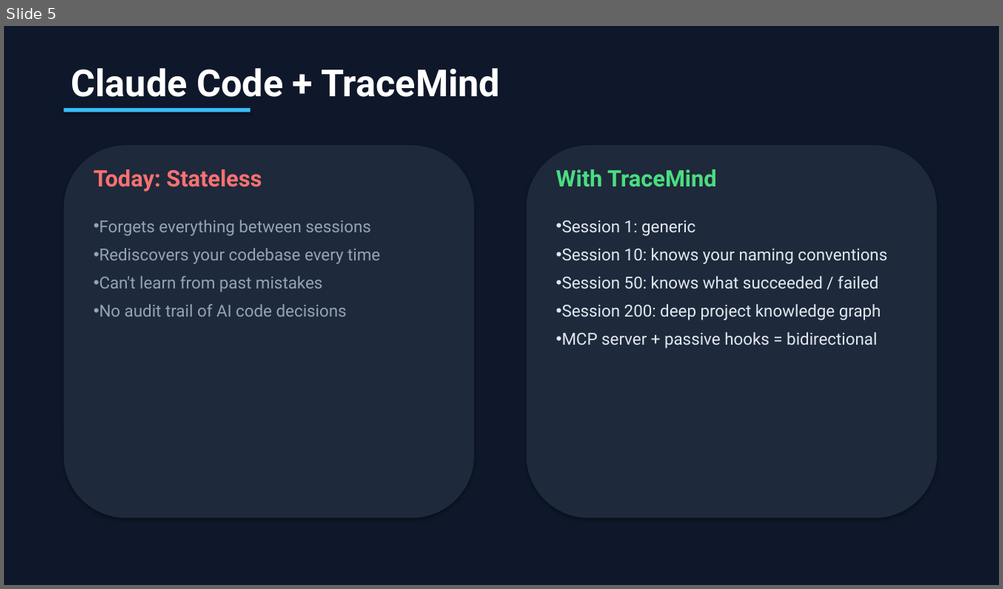
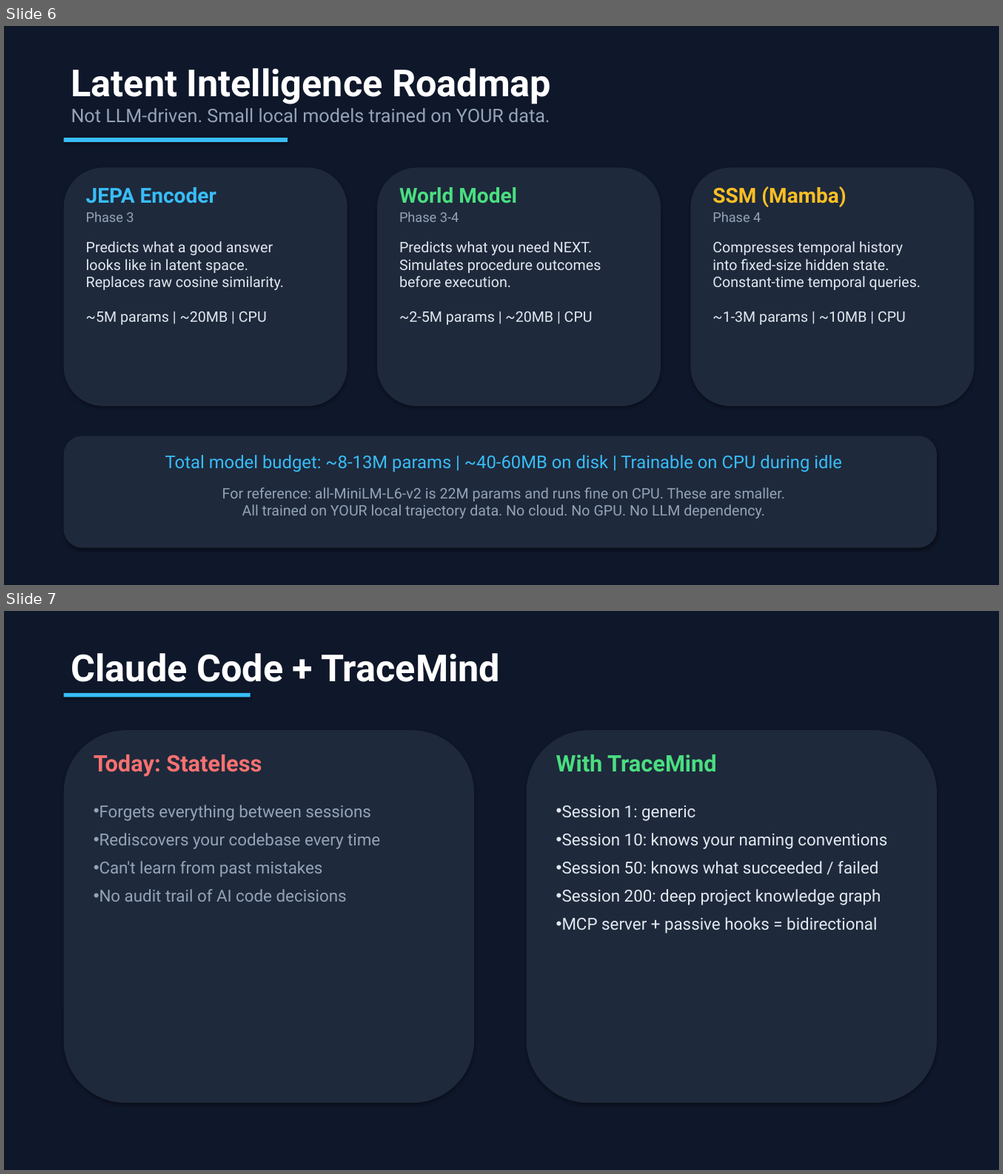
Before and after one commit to aadi2vec/tracemind, a slide deck: docs/03-business-deck.pptx. Shown one above the other, each under a label of ours: slide 5 before the commit, slides 6 and 7 after it. The pictures are 1003x589 and 1003x1174 pixels, drawn with LibreOffice and Linux fonts; fonts in the diff are those of the drawing. Boxes give left, top, right and bottom in pixels: in the first picture for what was removed or moved away, otherwise in the second. Text is boxed around its words. In the diff, an @@ line names an element or a change of style, - is before the commit and + after.

```diff
--- a/docs/03-business-deck.pptx
+++ b/docs/03-business-deck.pptx
@@ slide 6 added at (4, 26, 999, 585), background #0F172A @@
@@ text added at (71, 68, 551, 104), 36 pt, text #FFFFFF, bold @@
+Latent Intelligence Roadmap
@@ text added at (71, 108, 549, 122), 18 pt, text #94A3B8 @@
+Not LLM-driven. Small local models trained on YOUR data.
@@ rectangle added at (64, 138, 287, 142), fill #38BDF8 @@
@@ rounded rectangle added at (64, 168, 347, 406), fill #1E293B @@
@@ rounded rectangle added at (377, 168, 660, 406), fill #1E293B @@
@@ rounded rectangle added at (691, 168, 974, 406), fill #1E293B @@
@@ text added at (86, 187, 216, 204), 20 pt, text #38BDF8, bold @@
+JEPA Encoder
@@ text added at (399, 187, 517, 204), 20 pt, text #4ADE80, bold @@
+World Model
@@ text added at (712, 187, 845, 207), 20 pt, text #FBBF24, bold @@
+SSM (Mamba)
@@ text added at (86, 212, 134, 222), 13 pt, text #94A3B8 @@
+Phase 3
@@ text added at (399, 212, 458, 222), 13 pt, text #94A3B8 @@
+Phase 3-4
@@ text added at (712, 212, 760, 222), 13 pt, text #94A3B8 @@
+Phase 4
@@ text added at (86, 241, 284, 325), 14 pt, text #E2E8F0 @@
+Predicts what a good answer
+looks like in latent space.
+Replaces raw cosine similarity.
+~5M params | ~20MB | CPU
@@ text added at (399, 241, 601, 325), 14 pt, text #E2E8F0 @@
+Predicts what you need NEXT.
+Simulates procedure outcomes
+before execution.
+~2-5M params | ~20MB | CPU
@@ text added at (712, 241, 920, 325), 14 pt, text #E2E8F0 @@
+Compresses temporal history
+into fixed-size hidden state.
+Constant-time temporal queries.
+~1-3M params | ~10MB | CPU
@@ rounded rectangle added at (64, 437, 936, 548), fill #1E293B @@
@@ text added at (165, 455, 842, 472), 17 pt, text #38BDF8 @@
+Total model budget: ~8-13M params | ~40-60MB on disk | Trainable on CPU during idle
@@ text added at (222, 488, 785, 519), 14 pt, text #94A3B8 @@
+For reference: all-MiniLM-L6-v2 is 22M params and runs fine on CPU. These are smaller.
+All trained on YOUR local trajectory data. No cloud. No GPU. No LLM dependency.
@@ what was slide 5 is now slide 7 @@
```
Also in this commit, not shown: 1 slide changed, 1 other slide added, 4 other files.
